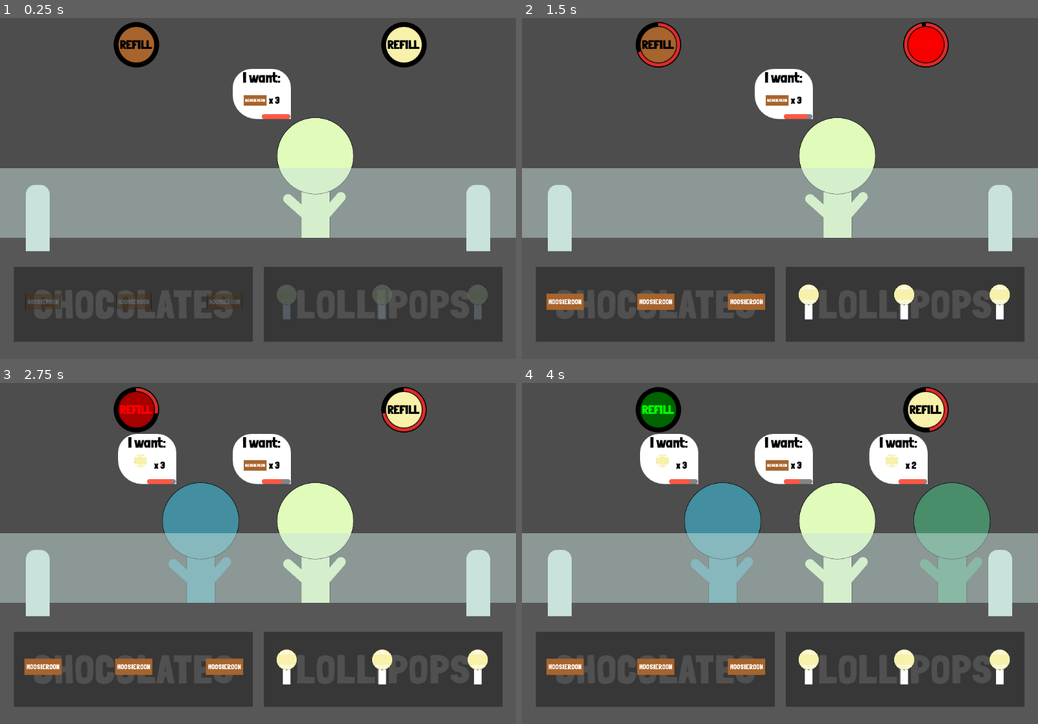
Above: before the commit, frames 1-4 (two rows, left to right).
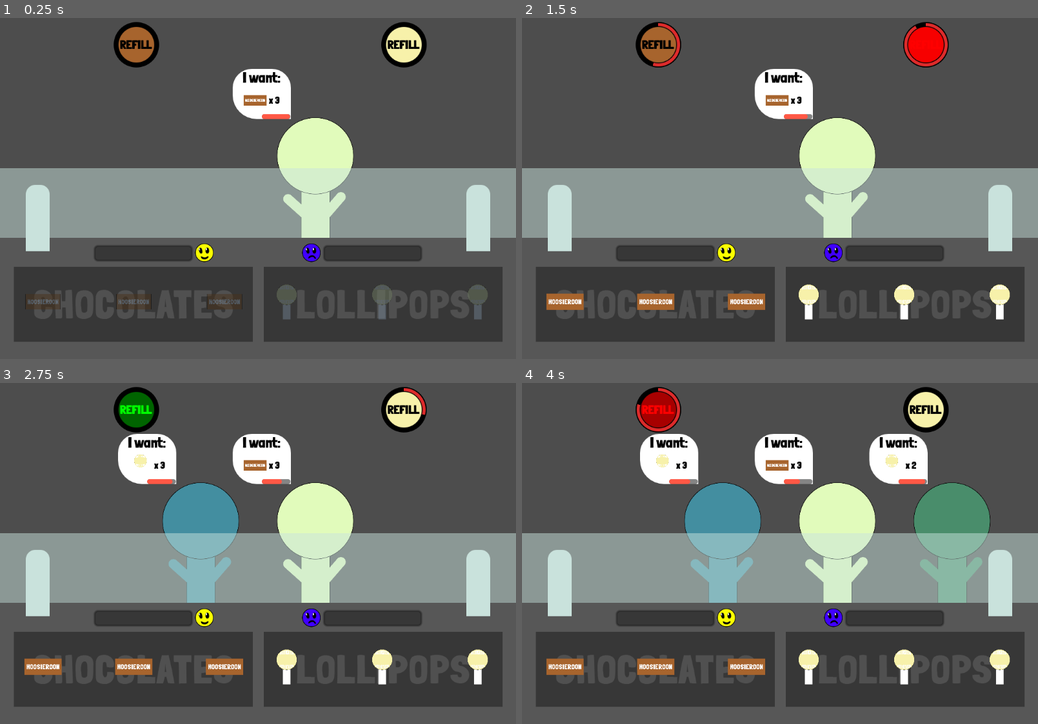
Above: after the commit, the same moments.

Repository: CamComDuck/Hoosieroons
Game: Godot game, scene res://level/level.tscn
Same seed, same stepped clock (60 frames per second), same inputs: the game is played once before the commit and once after it.
Inputs:
- Up to frame 1 (0.25 s): no input
- Up to frame 2 (1.5 s): click "REFILL" at 0.5 s; click "REFILL" at 1.25 s
- Up to frame 3 (2.75 s): click "REFILL" at 2 s
- Up to frame 4 (4 s): click "REFILL" at 2.75 s; click "REFILL" at 3.5 s

The runs differ from the first frame. In frame 1, 2.0% of the frame differs, in the area x 18-82%, y 66-72%; in frame 2, 2.1%; in frame 3, 2.8%; in frame 4, 3.0%, in the area x 18-83%, y 1-72%.

Commit message:
Add win and lose conditions with UI

Diff:
--- a/project/chocolate/chocolate.gd
+++ b/project/chocolate/chocolate.gd
@@ -9,7 +9,7 @@
 var _initial_pos : Vector2
 
 func _process(_delta: float) -> void:
-	if _draggable:
+	if _draggable and not WinLoseManager.game_over:
 		if Input.is_action_just_pressed("click"):
 			_initial_pos = global_position
 			_offset = get_global_mouse_position() - global_position
--- a/project/chocolate/chocolate.tscn
+++ b/project/chocolate/chocolate.tscn
@@ -7,7 +7,7 @@
 size = Vector2(75, 32)
 
 [node name="Chocolate" type="Area2D"]
-z_index = 12
+z_index = 50
 z_as_relative = false
 collision_layer = 3
 collision_mask = 3
--- a/project/customer/customer.gd
+++ b/project/customer/customer.gd
@@ -32,6 +32,8 @@
 
 func _physics_process(_delta: float) -> void:
 	progress_bar.value = (happiness_timer.time_left / happiness_timer.wait_time) * 100
+	if WinLoseManager.game_over:
+		happiness_timer.stop()
 
 
 func want_item_collision(item : String) -> void:
@@ -40,7 +42,9 @@
 		if _items_left > 0:
 			item_count.text = "x " + str(_items_left)
 		else:
+			WinLoseManager.win_percent += 10
 			queue_free()
 
 func _on_happiness_timer_timeout() -> void:
+	WinLoseManager.lose_percent += 33
 	queue_free()
--- a/project/level/level.gd
+++ b/project/level/level.gd
@@ -5,10 +5,6 @@
 var _chocolate_refillable := true
 var _lollipop_refillable := true
 
-@onready var customer_spot_1: Marker2D = $CustomerSpot1
-@onready var customer_spot_2: Marker2D = $CustomerSpot2
-@onready var customer_spot_3: Marker2D = $CustomerSpot3
-@onready var customer_spot_4: Marker2D = $CustomerSpot4
 @onready var customer_respawn_timer: Timer = $CustomerRespawnTimer
 @onready var chocolate_refill_button: Button = $ChocolateRefillButton
 @onready var chocolate_refill_progress: TextureProgressBar = $ChocolateRefillButton/ChocolateRefillProgress
@@ -16,32 +12,30 @@
 @onready var lollipop_refill_button: Button = $LollipopRefillButton
 @onready var lollipop_refill_progress: TextureProgressBar = $LollipopRefillButton/LollipopRefillProgress
 @onready var lollipop_refill_timer: Timer = $LollipopRefillButton/LollipopRefillTimer
-@onready var chocolate_spot_1: ChocolateSpot = $ChocolateSpot1
-@onready var chocolate_spot_2: ChocolateSpot = $ChocolateSpot2
-@onready var chocolate_spot_3: ChocolateSpot = $ChocolateSpot3
-@onready var lollipop_spot_1: LollipopSpot = $LollipopSpot1
-@onready var lollipop_spot_2: LollipopSpot = $LollipopSpot2
-@onready var lollipop_spot_3: LollipopSpot = $LollipopSpot3
+@onready var lose_progress_bar: ProgressBar = $LoseProgressBar
+@onready var win_progress_bar: ProgressBar = $WinProgressBar
+@onready var end_game_container: VBoxContainer = $EndGameContainer
+@onready var end_game_label: Label = $EndGameContainer/EndGameLabel
 
 func _ready() -> void:
 	_change_button_theme(chocolate_refill_button, Color.GREEN, Color.DARK_GREEN)
 	_change_button_theme(lollipop_refill_button, Color.GREEN, Color.DARK_GREEN)
 
 	_available_customer_spots.clear()
-	_available_customer_spots.append(customer_spot_1)
-	_available_customer_spots.append(customer_spot_2)
-	_available_customer_spots.append(customer_spot_3)
-	_available_customer_spots.append(customer_spot_4)
+	_available_customer_spots.append($CustomerSpot1)
+	_available_customer_spots.append($CustomerSpot2)
+	_available_customer_spots.append($CustomerSpot3)
+	_available_customer_spots.append($CustomerSpot4)
 
 	DragManager.available_chocolate_spots.clear()
-	DragManager.available_chocolate_spots.append(chocolate_spot_1)
-	DragManager.available_chocolate_spots.append(chocolate_spot_2)
-	DragManager.available_chocolate_spots.append(chocolate_spot_3)
+	DragManager.available_chocolate_spots.append($ChocolateSpot1)
+	DragManager.available_chocolate_spots.append($ChocolateSpot2)
+	DragManager.available_chocolate_spots.append($ChocolateSpot3)
 
 	DragManager.available_lollipop_spots.clear()
-	DragManager.available_lollipop_spots.append(lollipop_spot_1)
-	DragManager.available_lollipop_spots.append(lollipop_spot_2)
-	DragManager.available_lollipop_spots.append(lollipop_spot_3)
+	DragManager.available_lollipop_spots.append($LollipopSpot1)
+	DragManager.available_lollipop_spots.append($LollipopSpot2)
+	DragManager.available_lollipop_spots.append($LollipopSpot3)
 
 	_spawn_customer()
 
@@ -49,6 +43,25 @@
 func _physics_process(_delta: float) -> void:
 	chocolate_refill_progress.value = (chocolate_refill_timer.time_left / chocolate_refill_timer.wait_time) * 100
 	lollipop_refill_progress.value = (lollipop_refill_timer.time_left / lollipop_refill_timer.wait_time) * 100
+	win_progress_bar.value = WinLoseManager.win_percent
+	lose_progress_bar.value = WinLoseManager.lose_percent
+
+	if WinLoseManager.win_percent >= 100:
+		end_game_label.text = "You Win!"
+		end_game_container.show()
+		WinLoseManager.game_over = true
+	elif WinLoseManager.lose_percent >= 99:
+		end_game_label.text = "You Lose!"
+		end_game_container.show()
+		WinLoseManager.game_over = true
+
+	if WinLoseManager.game_over:
+		customer_respawn_timer.stop()
+		chocolate_refill_button.disabled = true
+		chocolate_refill_timer.stop()
+		lollipop_refill_button.disabled = true
+		lollipop_refill_timer.stop()
+
 
 	for i in _busy_customer_spots.size() - 1:
 		if _busy_customer_spots[i].get_child_count() == 0:
@@ -122,3 +135,23 @@
 	_lollipop_refillable = true
 	_change_button_theme(lollipop_refill_button, Color.GREEN, Color.DARK_GREEN)
 	lollipop_refill_timer.stop()
+
+
+func _on_restart_button_pressed() -> void:
+	DragManager.is_dragging = false
+	DragManager.available_chocolate_spots = []
+	DragManager.available_lollipop_spots = []
+	WinLoseManager.win_percent = 0
+	WinLoseManager.lose_percent = 0
+	WinLoseManager.game_over = false
+	get_tree().reload_current_scene()
+
+
+func _on_main_menu_button_pressed() -> void:
+	DragManager.is_dragging = false
+	DragManager.available_chocolate_spots = []
+	DragManager.available_lollipop_spots = []
+	WinLoseManager.win_percent = 0
+	WinLoseManager.lose_percent = 0
+	WinLoseManager.game_over = false
+	get_tree().change_scene_to_packed(load("res://title/title.tscn"))
--- a/project/level/level.tscn
+++ b/project/level/level.tscn
@@ -9,7 +9,32 @@
 [ext_resource type="Texture2D" uid="uid://cyx6nyvnep73p" path="res://level/refill_chocolate.png" id="9_hd3bj"]
 [ext_resource type="Texture2D" uid="uid://ctfs78pvmmhjk" path="res://level/refill_bg.png" id="10_u50cq"]
 [ext_resource type="Texture2D" uid="uid://bkcqibactivsd" path="res://level/refill_progress.png" id="11_4r8pt"]
+[ext_resource type="Texture2D" uid="uid://pkvpw8pw8ytg" path="res://level/face_lose.png" id="11_aa6jy"]
+[ext_resource type="Texture2D" uid="uid://df18iupmeqplo" path="res://level/face_win.png" id="12_1o1ao"]
 [ext_resource type="Texture2D" uid="uid://ekw2no8yw0jo" path="res://level/refill_lollipop.png" id="12_imsh1"]
+
+[sub_resource type="StyleBoxFlat" id="StyleBoxFlat_5l1jg"]
+bg_color = Color(0.215686, 0.215686, 0.215686, 1)
+border_color = Color(0, 0, 0, 1)
+corner_radius_top_left = 5
+corner_radius_top_right = 5
+corner_radius_bottom_right = 5
+corner_radius_bottom_left = 5
+shadow_size = 5
+
+[sub_resource type="StyleBoxFlat" id="StyleBoxFlat_lj6ef"]
+bg_color = Color(0.25098, 0, 1, 1)
+corner_radius_top_left = 5
+corner_radius_top_right = 5
+corner_radius_bottom_right = 5
+corner_radius_bottom_left = 5
+
+[sub_resource type="StyleBoxFlat" id="StyleBoxFlat_7xcmr"]
+bg_color = Color(0.980392, 1, 0, 1)
+corner_radius_top_left = 5
+corner_radius_top_right = 5
+corner_radius_bottom_right = 5
+corner_radius_bottom_left = 5
 
 [node name="Level" type="Node2D"]
 script = ExtResource("1_lhmyf")
@@ -95,7 +120,7 @@
 texture_progress = ExtResource("11_4r8pt")
 
 [node name="ChocolateRefillTimer" type="Timer" parent="ChocolateRefillButton"]
-wait_time = 3.0
+wait_time = 2.0
 
 [node name="LollipopRefillButton" type="Button" parent="."]
 z_index = 30
@@ -130,10 +155,98 @@
 texture_progress = ExtResource("11_4r8pt")
 
 [node name="LollipopRefillTimer" type="Timer" parent="LollipopRefillButton"]
-wait_time = 5.0
+wait_time = 2.0
+
+[node name="LoseProgressBar" type="ProgressBar" parent="."]
+z_index = 25
+z_as_relative = false
+offset_left = 680.0
+offset_top = 485.0
+offset_right = 880.0
+offset_bottom = 512.0
+theme_override_styles/background = SubResource("StyleBoxFlat_5l1jg")
+theme_override_styles/fill = SubResource("StyleBoxFlat_lj6ef")
+max_value = 99.0
+step = 33.0
+rounded = true
+fill_mode = 1
+show_percentage = false
+
+[node name="FaceLose" type="TextureRect" parent="LoseProgressBar"]
+z_index = 25
+z_as_relative = false
+layout_mode = 0
+offset_left = -48.0
+offset_top = -8.0
+offset_right = 52.0
+offset_bottom = 92.0
+scale = Vector2(0.4, 0.4)
+texture = ExtResource("11_aa6jy")
+
+[node name="WinProgressBar" type="ProgressBar" parent="."]
+z_index = 25
+z_as_relative = false
+offset_left = 200.0
+offset_top = 485.0
+offset_right = 400.0
+offset_bottom = 512.0
+theme_override_styles/background = SubResource("StyleBoxFlat_5l1jg")
+theme_override_styles/fill = SubResource("StyleBoxFlat_7xcmr")
+step = 10.0
+rounded = true
+show_percentage = false
+
+[node name="FaceWin" type="TextureRect" parent="WinProgressBar"]
+z_index = 25
+z_as_relative = false
+layout_mode = 0
+offset_left = 208.0
+offset_top = -8.0
+offset_right = 308.0
+offset_bottom = 92.0
+scale = Vector2(0.4, 0.4)
+texture = ExtResource("12_1o1ao")
+
+[node name="EndGameContainer" type="VBoxContainer" parent="."]
+visible = false
+z_index = 60
+z_as_relative = false
+offset_left = 192.575
+offset_top = 169.415
+offset_right = 890.575
+offset_bottom = 550.415
+alignment = 1
+
+[node name="EndGameLabel" type="Label" parent="EndGameContainer"]
+layout_mode = 2
+theme_override_colors/font_outline_color = Color(0, 0, 0, 1)
+theme_override_constants/outline_size = 5
+theme_override_fonts/font = ExtResource("8_blkws")
+theme_override_font_sizes/font_size = 200
+text = "You Lose!"
+horizontal_alignment = 1
+vertical_alignment = 1
+
+[node name="RestartButton" type="Button" parent="EndGameContainer"]
+layout_mode = 2
+theme_override_colors/font_outline_color = Color(0, 0, 0, 1)
+theme_override_constants/outline_size = 5
+theme_override_fonts/font = ExtResource("8_blkws")
+theme_override_font_sizes/font_size = 50
+text = "Restart"
+
+[node name="MainMenuButton" type="Button" parent="EndGameContainer"]
+layout_mode = 2
+theme_override_colors/font_outline_color = Color(0, 0, 0, 1)
+theme_override_constants/outline_size = 5
+theme_override_fonts/font = ExtResource("8_blkws")
+theme_override_font_sizes/font_size = 50
+text = "Main Menu"
 
 [connection signal="timeout" from="CustomerRespawnTimer" to="." method="_on_customer_respawn_timer_timeout"]
 [connection signal="pressed" from="ChocolateRefillButton" to="." method="_on_chocolate_refill_button_pressed"]
 [connection signal="timeout" from="ChocolateRefillButton/ChocolateRefillTimer" to="." method="_on_chocolate_refill_timer_timeout"]
 [connection signal="pressed" from="LollipopRefillButton" to="." method="_on_lollipop_refill_button_pressed"]
 [connection signal="timeout" from="LollipopRefillButton/LollipopRefillTimer" to="." method="_on_lollipop_refill_timer_timeout"]
+[connection signal="pressed" from="EndGameContainer/RestartButton" to="." method="_on_restart_button_pressed"]
+[connection signal="pressed" from="EndGameContainer/MainMenuButton" to="." method="_on_main_menu_button_pressed"]
--- /dev/null
+++ b/project/level/win_lose_manager.gd
@@ -0,0 +1,5 @@
+extends Node
+
+var win_percent := 0
+var lose_percent := 0
+var game_over := false
--- a/project/lollipop/lollipop.gd
+++ b/project/lollipop/lollipop.gd
@@ -9,7 +9,7 @@
 var _initial_pos : Vector2
 
 func _process(_delta: float) -> void:
-	if _draggable:
+	if _draggable and not WinLoseManager.game_over:
 		if Input.is_action_just_pressed("click"):
 			_initial_pos = global_position
 			_offset = get_global_mouse_position() - global_position
--- a/project/lollipop/lollipop.tscn
+++ b/project/lollipop/lollipop.tscn
@@ -8,13 +8,13 @@
 height = 72.0
 
 [node name="Lollipop" type="Area2D"]
+z_index = 50
+z_as_relative = false
 collision_layer = 3
 collision_mask = 3
 script = ExtResource("1_dfs5h")
 
 [node name="Sprite2D" type="Sprite2D" parent="."]
-z_index = 12
-z_as_relative = false
 scale = Vector2(0.08, 0.08)
 texture = ExtResource("2_g38xy")
 
--- a/project/project.godot
+++ b/project/project.godot
@@ -18,6 +18,7 @@
 [autoload]
 
 DragManager="*res://level/drag_manager.gd"
+WinLoseManager="*res://level/win_lose_manager.gd"
 
 [display]
 
Binary file added: project/level/face_lose.png
Not shown, added: project/level/face_lose.png.import
Binary file added: project/level/face_win.png
Not shown, added: project/level/face_win.png.import
Not shown: 1 places in project/level/level.tscn that only renumber resources
